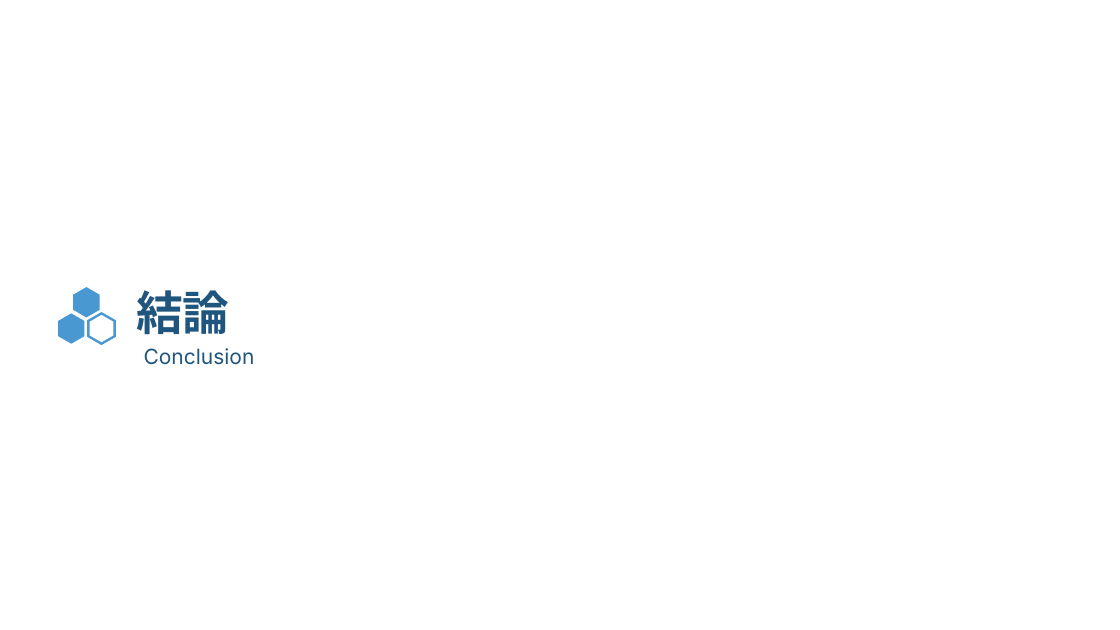
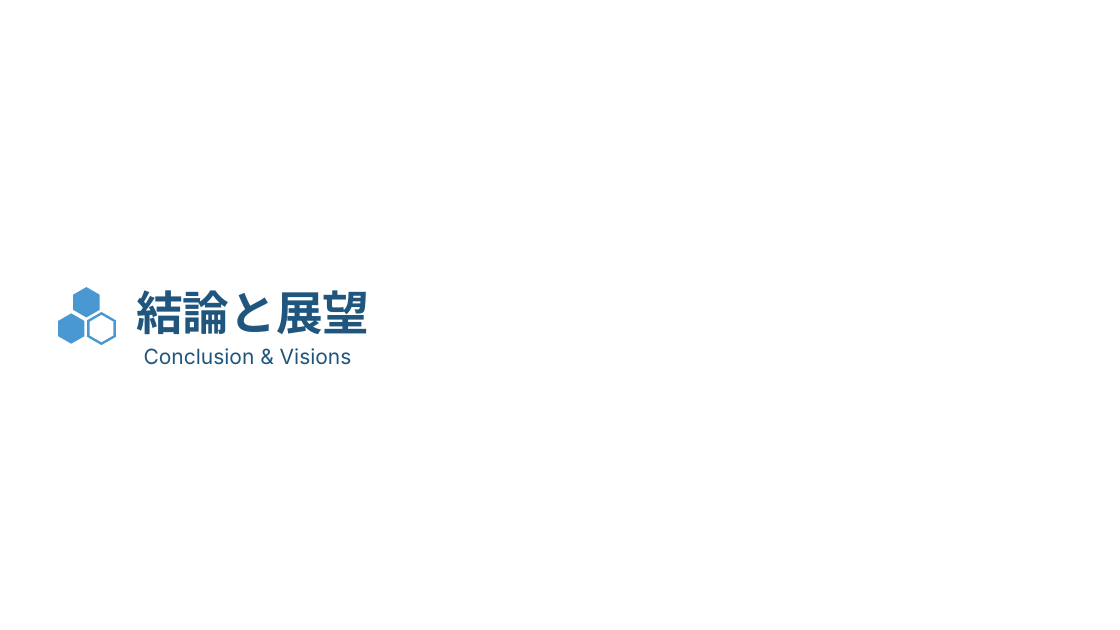
Before and after one commit to nearfactory/Soutan, a slide deck: slide 17 of 18 2G23寺田侑史 視覚とWebデザ_v2.pptx. Drawn at 1120x630 pixels with LibreOffice and Linux fonts; fonts in the diff are those of the drawing. Boxes give left, top, right and bottom in pixels: in the first picture for what was removed or moved away, otherwise in the second. Text is boxed around its words. In the diff, an @@ line names an element or a change of style, - is before the commit and + after.

```diff
--- a/18 2G23寺田侑史 視覚とWebデザ_v2.pptx
+++ b/18 2G23寺田侑史 視覚とWebデザ_v2.pptx
@@ text at bbox=[136, 290, 369, 335]: text changed @@
-結論
+結論と展望
@@ text at bbox=[144, 348, 352, 365]: text changed @@
-Conclusion
+Conclusion & Visions
```
Also in this commit, not shown: 4 other slides changed, 3 slides added, 1 slide removed.
